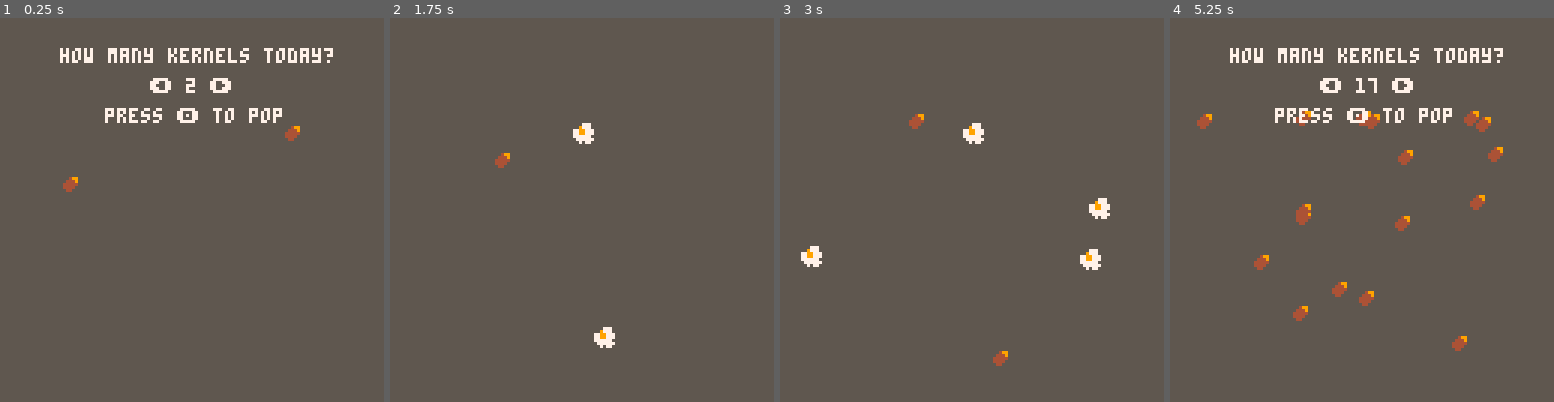
Above: before the commit, frames 1-4 (left to right).
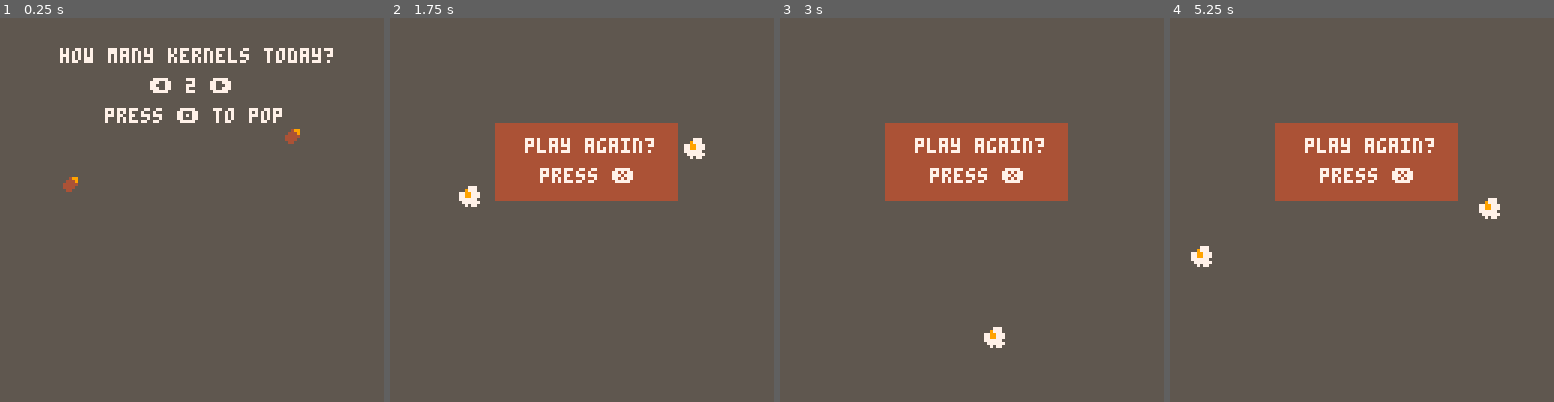
Above: after the commit, the same moments.

Repository: thoughtlesslabs/popper
Game: PICO-8 cartridge popper.p8
Same seed, same stepped clock (60 frames per second), same inputs: the game is played once before the commit and once after it.
Inputs:
- Up to frame 1 (0.25 s): no input
- Up to frame 2 (1.75 s): tap X (X key) at 0.33, 1.07 s; tap O (Z key) at 0.7, 1.7 s; hold Right from 1.6 s (still down)
- Up to frame 3 (3 s): tap X (X key) at 1.85, 2.97 s; release Right at 2.1 s; tap O (Z key) at 2.1, 2.5, 2.9 s; hold Right from 2.47 s (still down)
- Up to frame 4 (5.25 s): release Right at 3.03 s; hold Left 3.08-3.58 s; tap O (Z key) every 0.4 s from 3.3 to 4.9 s; hold Right 4.02-4.68 s; tap X (X key) at 4.08, 5.2 s; hold Left from 5.08 s (still down)

The runs differ from the first frame. In frame 1, less than 0.1% of the frame differs, in the area x 74-79%, y 28-33%; in frame 2, 10%; in frame 3, 11%; in frame 4, 14%, in the area x 5-87%, y 7-87%.

Commit message:
Stop arrow keys from restarting game during play

Diff:
--- a/popper.p8
+++ b/popper.p8
@@ -30,15 +30,16 @@
 --update and reset game
 function updatestart()
 	--cls()
-	mode="game"
 	level=levels[levelnum]
 	kern(level)
 	pop=false
 	popcount=0
+	mode="game"
 end
 
 --user select kernel count
 function kcount()
+	if mode!="playing" then
 	if btnp(0) then
 		if levelnum >1 then
 			levelnum-=1
@@ -53,7 +54,7 @@
 		end
 	end
 end
-
+end
 --generate popcorn kernels
 function kern(lvl)
 	local i,chr
@@ -65,7 +66,7 @@
 		chr=sub(lvl,i,i)
 		if chr=="f" then
 			add(x,flr(mid(1,rnd(110),110)))
-			add(y,flr(mid(30,rnd(110),110)))
+			add(y,flr(mid(35,rnd(110),110)))
 			add(v,true)
 			add(n,i)
 		end
@@ -83,6 +84,7 @@
 
 --pop kernels base on user input
 function updatekern()
+ mode="playing"
  --pick random kernel to pop
 	randnum=flr(rnd(n))
 	--check if kernel is already popped
@@ -140,7 +142,7 @@
 end
 
 function _draw()
-	if mode=="game" then
+	if mode=="game" or mode=="playing" then
 		drawkern()
 	elseif mode=="start" then
 		updatestart()
Not shown, changed: the thumbnail (__label__) section of popper.p8
